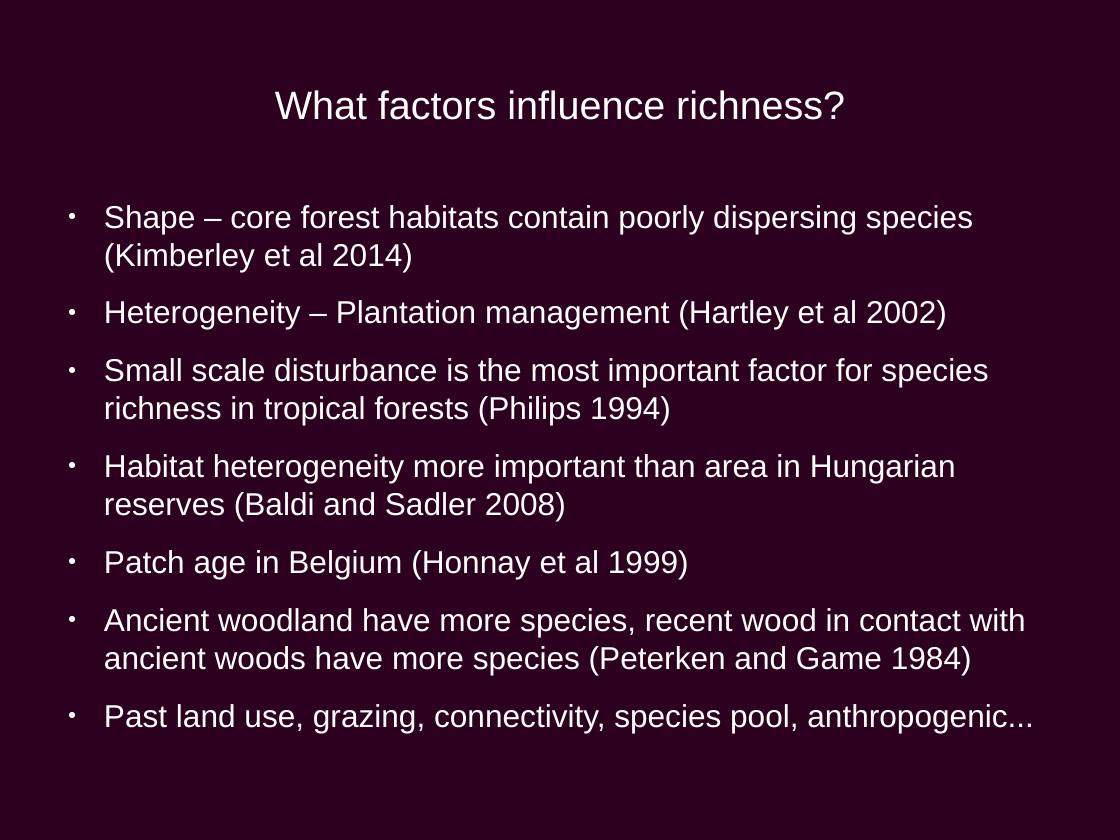
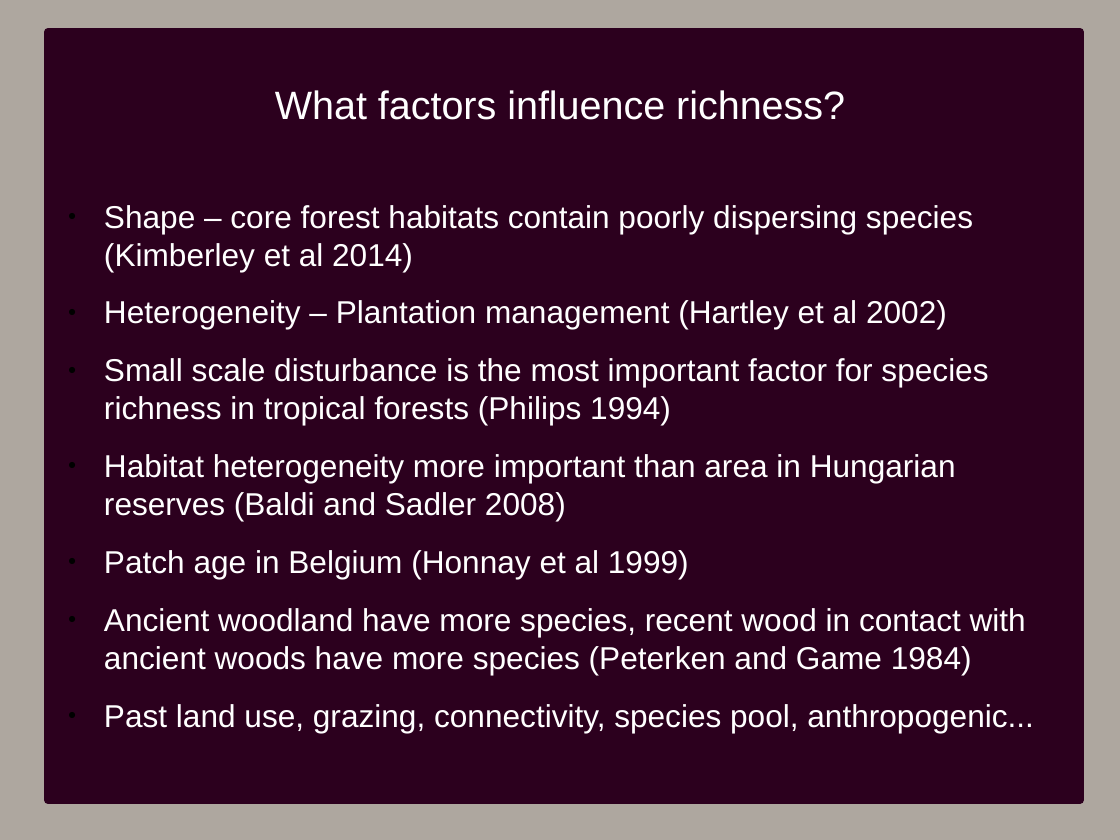
Before and after one commit to PetraGuy/CMEECourseWork, a slide deck: slide 2 of CMEEMainProject/Talk1.odp. Drawn at 1120x840 pixels with LibreOffice and Linux fonts; fonts in the diff are those of the drawing. Boxes give left, top, right and bottom in pixels: in the first picture for what was removed or moved away, otherwise in the second. Text is boxed around its words. In the diff, an @@ line names an element or a change of style, - is before the commit and + after.

```diff
--- a/CMEEMainProject/Talk1.odp
+++ b/CMEEMainProject/Talk1.odp
@@ background #2C001E to #AEA79F @@
@@ rectangle added at (48, 32, 1080, 800), fill #2C001E, outline #2C001E 5.67 pt @@
@@ text "Shape – core forest habitats ..." at (104, 205, 1026, 675): bullet colour #FFFFFF to #000000 @@
```
Also in this commit, not shown: 4 other slides changed, 7 slides added, 1 slide removed, 25 other files.
